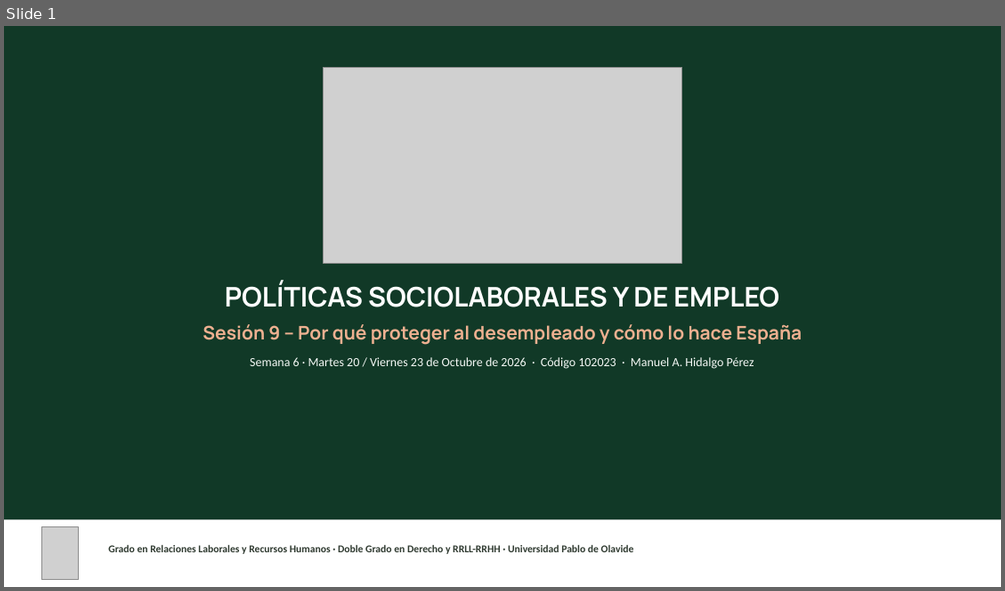
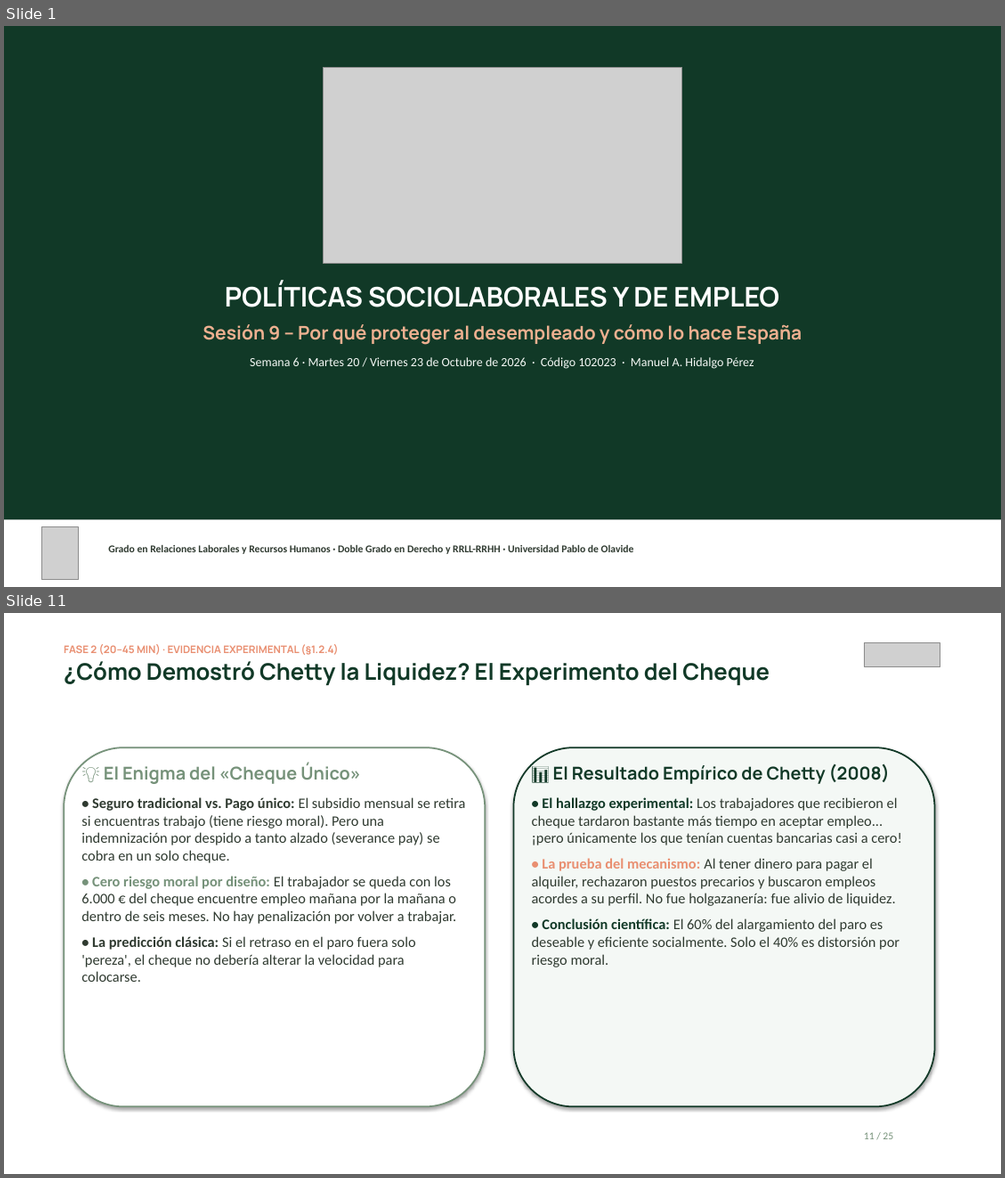
Before and after one commit to mhidper/PSSLL2627, a slide deck: Temas EB/Sesiones EB/Sesion 09/Sesion 09 - Por que proteger al desempleado y como lo hace Espana.pptx. Shown one above the other, each under a label of ours: slide 1 before the commit, slides 1 and 11 after it; the slides between them are not shown. The pictures are 1005x591 and 1005x1178 pixels, drawn with LibreOffice and Linux fonts; fonts in the diff are those of the drawing; grey boxes stand for pictures. Boxes give left, top, right and bottom in pixels: in the first picture for what was removed or moved away, otherwise in the second. Text is boxed around its words. In the diff, an @@ line names an element or a change of style, - is before the commit and + after.

```diff
--- a/Temas EB/Sesiones EB/Sesion 09/Sesion 09 - Por que proteger al desempleado y como lo hace Espana.pptx
+++ b/Temas EB/Sesiones EB/Sesion 09/Sesion 09 - Por que proteger al desempleado y como lo hace Espana.pptx
@@ slide 11 added at bbox=[4, 613, 1001, 1174], background #FFFFFF @@
@@ text added at bbox=[64, 644, 769, 685], 22 pt, text #113927, bold @@
+FASE 2 (20–45 MIN) · EVIDENCIA EXPERIMENTAL (§1.2.4)
+¿Cómo Demostró Chetty la Liquidez? El Experimento del Cheque
@@ picture added at bbox=[864, 643, 939, 666] @@
@@ rounded rectangle added at bbox=[64, 747, 485, 1107], fill #FFFFFF, outline #76927A 1.5 pt @@
@@ text added at bbox=[81, 763, 466, 981], 14 pt, text #2F3A30 @@
+💡 El Enigma del «Cheque Único»
+• Seguro tradicional vs. Pago único: El subsidio mensual se retira si encuentras trabajo (tiene riesgo moral). Pero una indemnización por despido a tanto alzado (severance pay) se cobra en un solo cheque.
+• Cero riesgo moral por diseño: El trabajador se queda con los 6.000 € del cheque encuentre empleo mañana por la mañana o dentro de seis meses. No hay penalización por volver a trabajar.
+• La predicción clásica: Si el retraso en el paro fuera solo 'pereza', el cheque no debería alterar la velocidad para colocarse.
@@ rounded rectangle added at bbox=[513, 747, 934, 1107], fill #F4F8F5, outline #113927 1.5 pt @@
@@ text added at bbox=[532, 763, 901, 967], 14 pt, text #2F3A30 @@
+📊 El Resultado Empírico de Chetty (2008)
+• El hallazgo experimental: Los trabajadores que recibieron el cheque tardaron bastante más tiempo en aceptar empleo... ¡pero únicamente los que tenían cuentas bancarias casi a cero!
+• La prueba del mecanismo: Al tener dinero para pagar el alquiler, rechazaron puestos precarios y buscaron empleos acordes a su perfil. No fue holgazanería: fue alivio de liquidez.
+• Conclusión científica: El 60% del alargamiento del paro es deseable y eficiente socialmente. Solo el 40% es distorsión por riesgo moral.
@@ text added at bbox=[864, 1132, 893, 1139], 10 pt, text #76927A @@
+11 / 25
```
Also in this commit, not shown: 17 slides changed, 6 other slides added, 25 other files.
